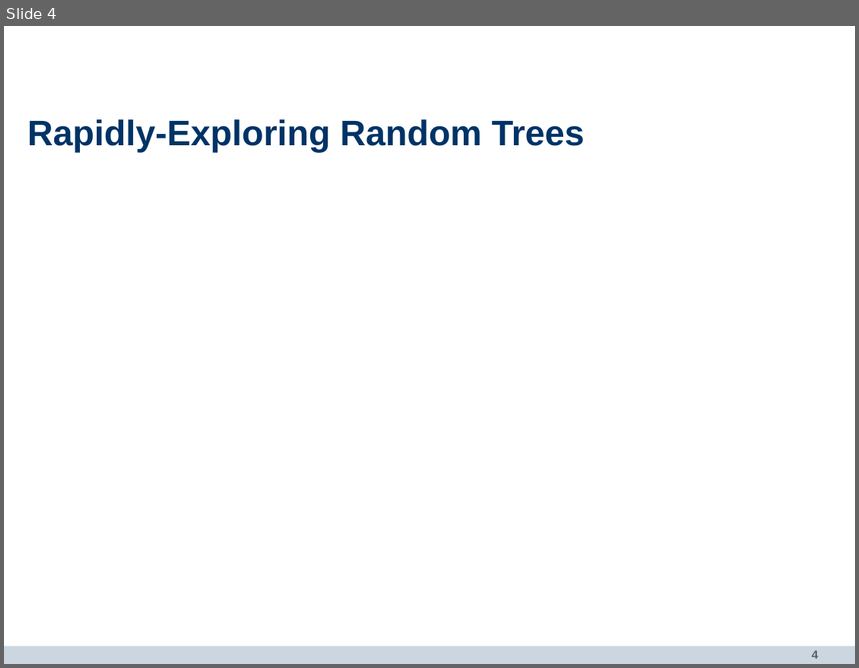
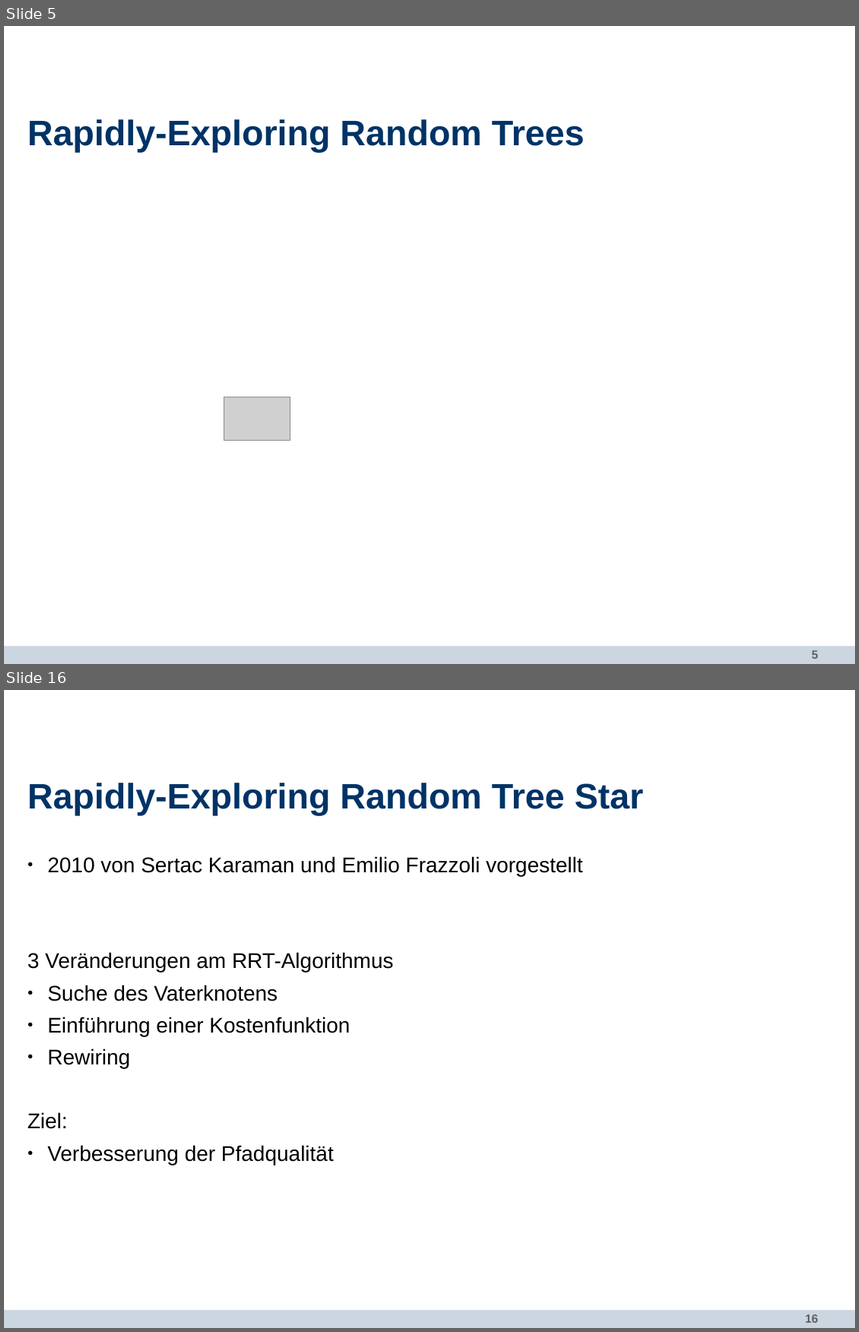
Before and after one commit to bernd96/Bachelorarbeit, a slide deck: Verteidigung/RRT_STAR_Presentation.odp. Shown one above the other, each under a label of ours: slide 4 before the commit, slides 5 and 16 after it; the slides between them are not shown. The pictures are 859x668 and 859x1332 pixels, drawn with LibreOffice and Linux fonts; fonts in the diff are those of the drawing; grey boxes stand for pictures; background and template pictures are left out. Boxes give left, top, right and bottom in pixels: in the first picture for what was removed or moved away, otherwise in the second. Text is boxed around its words. In the diff, an @@ line names an element or a change of style, - is before the commit and + after.

```diff
--- a/Verteidigung/RRT_STAR_Presentation.odp
+++ b/Verteidigung/RRT_STAR_Presentation.odp
@@ slide 16 added at (4,690,855,1328), background #FFFFFF; not listed: 2 template elements that a slide beside it also shows @@
@@ title added at (28,783,644,816), 30 pt, text #003366, bold @@
+Rapidly-Exploring Random Tree Star
@@ text added at (28,856,583,1165), 18 pt, text #000000 @@
+● 2010 von Sertac Karaman und Emilio Frazzoli vorgestellt
+3 Veränderungen am RRT-Algorithmus
+● Suche des Vaterknotens
+● Einführung einer Kostenfunktion
+● Rewiring
+Ziel:
+● Verbesserung der Pfadqualität
@@ what was slide 4 is now slide 5 @@
@@ slide 5 changed as well @@
@@ picture added at (224,397,290,440) @@
@@ page number at (812,651,819,659): text changed @@
-4
+5
```
Also in this commit, not shown: 33 other slides added, 27 slides removed, 24 other files.
